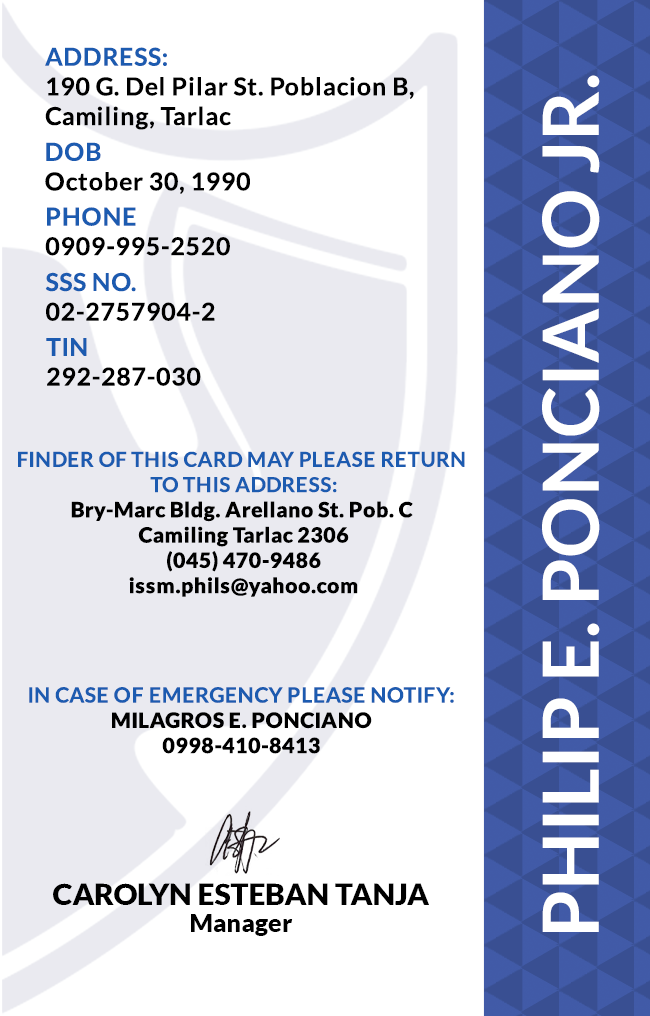
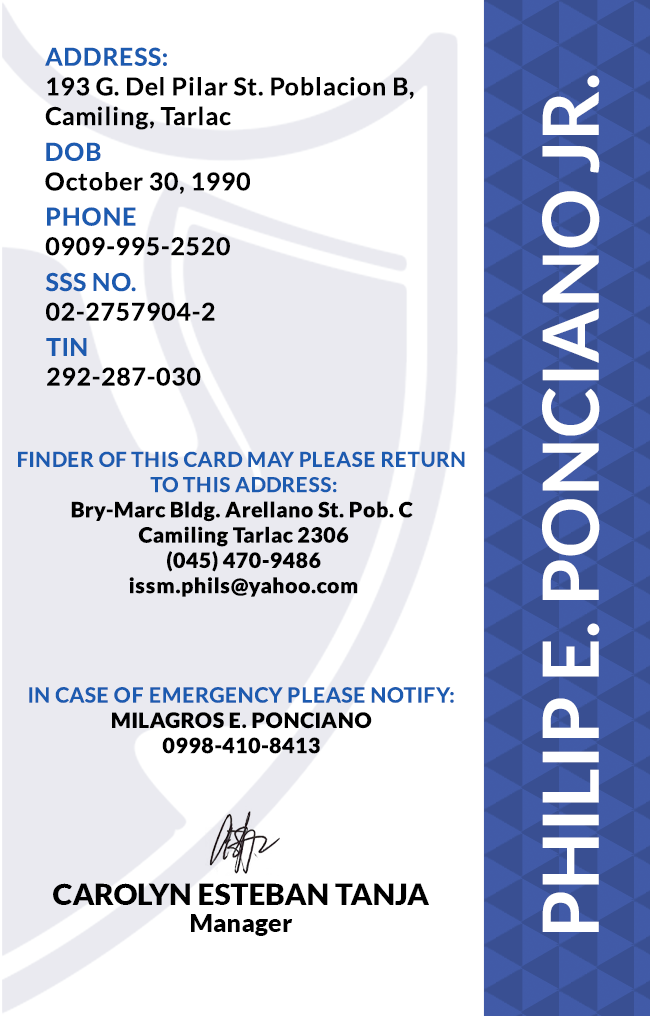
Layers edited between the first and the second 650x1016 image:
renamed "ADDRESS: 190 G. Del Pilar St. Poblacion B, Camiling, Tarlac" to "ADDRESS: 193 G. Del Pilar St. Poblacion B, Camiling, Tarlac", painted on it over <box>76,77,90,96</box>
